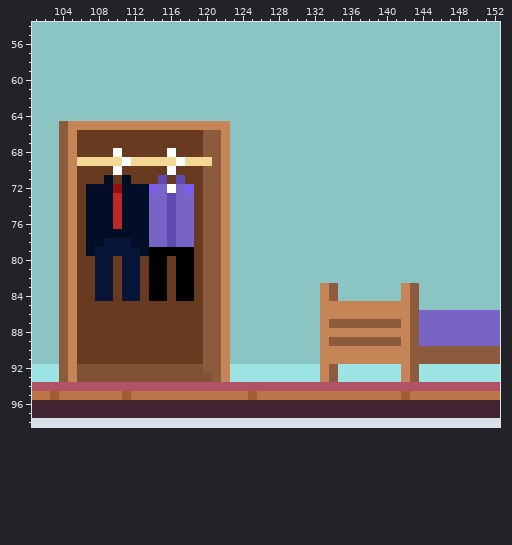
A pixel-art file gets an edit: Assets/Aseprites/House_Adult.aseprite. The picture above is the old version.
320x176 pixels, 1 frame. Colours within 5 levels of each other are drawn and written as one. Shown: x 101..152, y 54..98. The commit also changed other parts of the picture, which this record leaves out.
Now the later version:
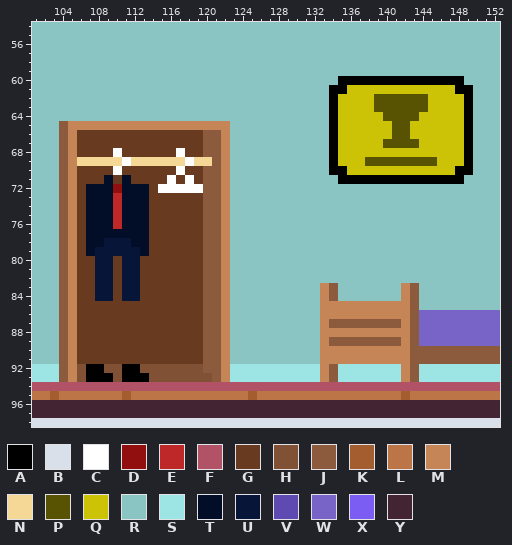
Palette (. is transparent): A #000000  B #dae0ea  C #ffffff  D #910f0f  E #be2828  F #b25266  G #683a20  H #805135  J #8c5b3e  K #a45d2e  L #bb7547  M #c68556  N #f6d896  P #575302  Q #ccc307  R #8ac4c3  S #9de5e4  T #020d27  U #071638  V #5f4ab1  W #7864c6  X #7c5df4  Y #422433
Changes in this commit:
Layers "Clothes", "Layer":
Colour H becomes colour A in row 92 at x 107 to 108 and 111 to 112; in row 93 at x 107 to 109 and 111 to 113.
Colour R becomes colour A in row 60 at x 135 to 148; in row 61 at x 134 to 135 and 148 to 149; in rows 62 to 69 at x 134 and 149; in row 70 at x 134 to 135 and 148 to 149; in row 71 at x 135 to 148.
Colour G becomes colour C in row 68 at x 117; in row 70 at x 117; in row 71 at x 116 and 118; in row 72 at x 119.
Colour N becomes colour C in row 69 at x 118.
Colour W becomes colour C in row 72 at x 115 and 117.
Colour X becomes colour C in row 72 at x 118.
Colour A becomes colour G in row 79 at x 114 to 118; in rows 80 to 84 at x 114 to 115 and 117 to 118.
Colour C becomes colour G in row 68 at x 116; in row 70 at x 116.
Colour V becomes colour G in row 71 at x 115 and 117; in rows 73 to 78 at x 116.
Colour W becomes colour G in rows 73 to 78 at x 114 to 115 and 117 to 118.
Colour X becomes colour G in row 72 at x 114.
Colour C becomes colour N in row 69 at x 117.
Colour R becomes colour P in rows 62 to 63 at x 139 to 144; in row 64 at x 140 to 143; in rows 65 to 66 at x 141 to 142; in row 67 at x 140 to 143; in row 69 at x 138 to 145.
Colour R becomes colour Q in row 61 at x 136 to 147; in rows 62 to 63 at x 135 to 138 and 145 to 148; in row 64 at x 135 to 139 and 144 to 148; in rows 65 to 66 at x 135 to 140 and 143 to 148; in row 67 at x 135 to 139 and 144 to 148; in row 68 at x 135 to 148.
Colour R becomes colour Q in row 69 at x 135 to 137 and 146 to 148; in row 70 at x 136 to 147.
Changed places in both pictures, as pixel boxes (x1, y1, x2, y2):
changed: (329, 76, 473, 184)
changed: (149, 148, 203, 301)
changed: (86, 364, 149, 382)
